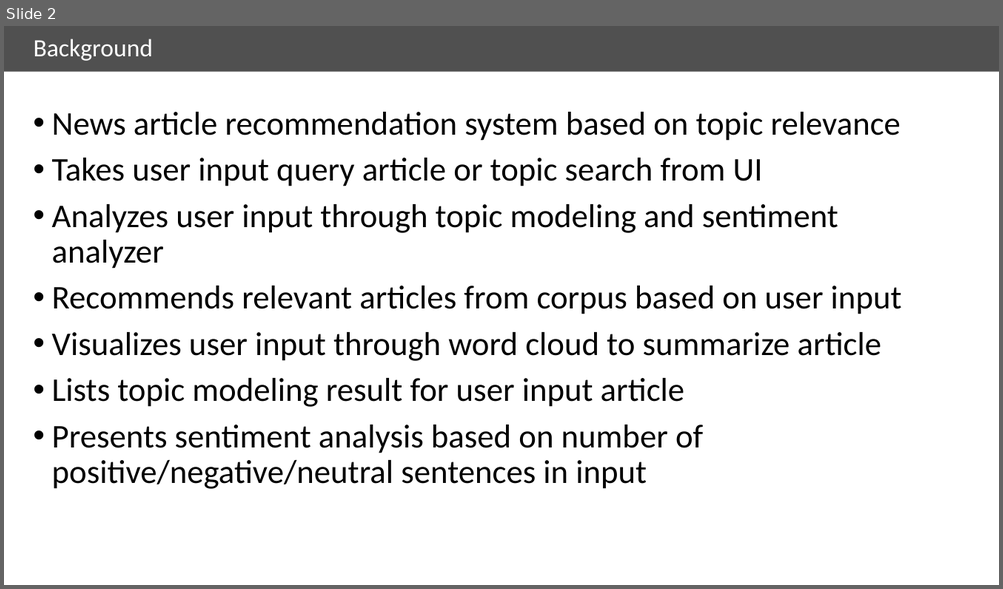
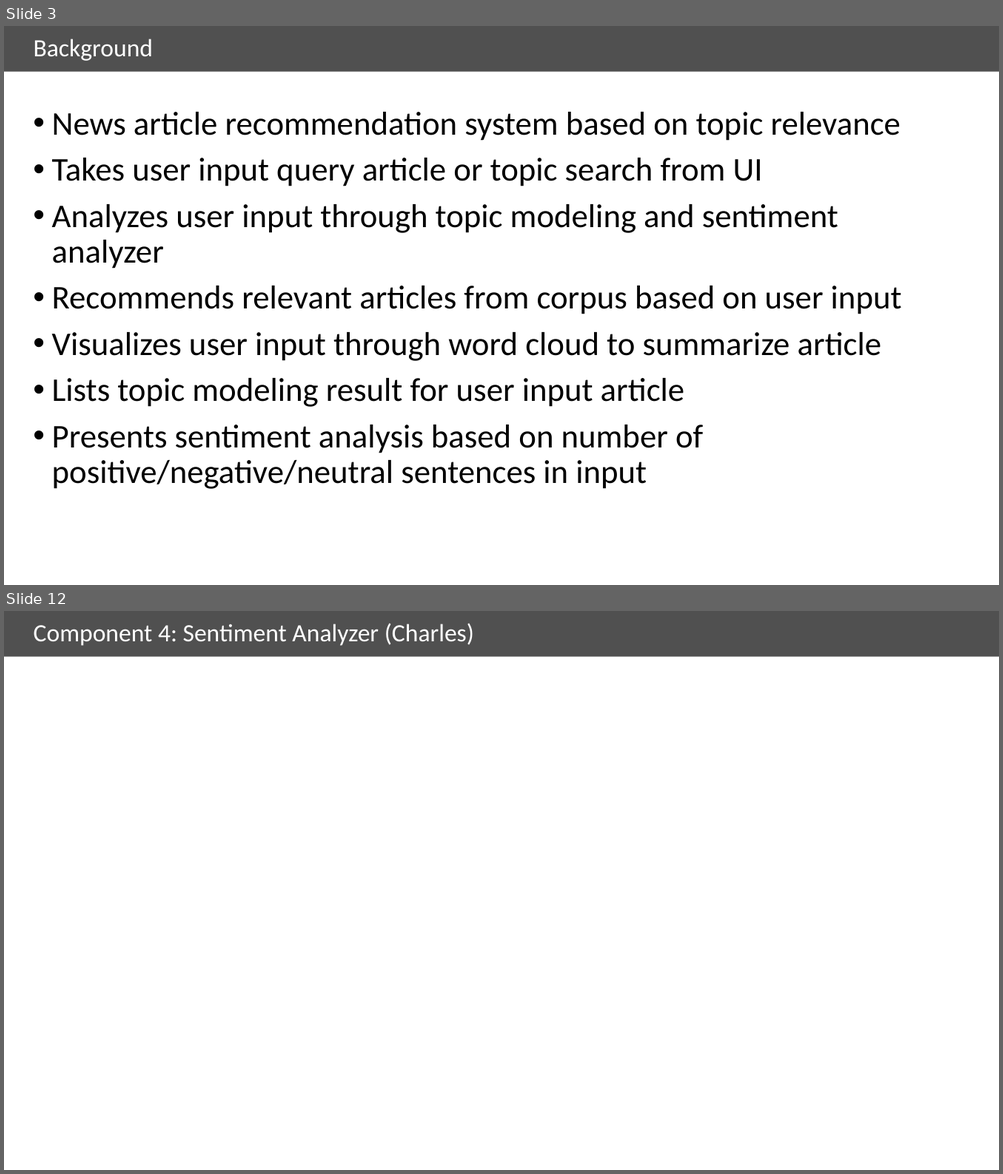
Before and after one commit to ryanbae89/news_analyzer, a slide deck: doc/Final_presentation_v1.pptx. Shown one above the other, each under a label of ours: slide 2 before the commit, slides 3 and 12 after it; the slides between them are not shown. The pictures are 1003x589 and 1003x1174 pixels, drawn with LibreOffice and Linux fonts; fonts in the diff are those of the drawing. Boxes give left, top, right and bottom in pixels: in the first picture for what was removed or moved away, otherwise in the second. Text is boxed around its words. In the diff, an @@ line names an element or a change of style, - is before the commit and + after.

```diff
--- a/doc/Final_presentation_v1.pptx
+++ b/doc/Final_presentation_v1.pptx
@@ slide 12 added at (x1=4, y1=611, x2=999, y2=1170), background #FFFFFF; not listed: 1 template element that a slide beside it also shows @@
@@ title added at (x1=34, y1=623, x2=474, y2=646), 24 pt, text #FFFFFF @@
+Component 4: Sentiment Analyzer (Charles)
@@ what was slide 2 is now slide 3 @@
```
Also in this commit, not shown: 4 slides changed, 10 other slides added, 3 slides removed, 6 other files.
